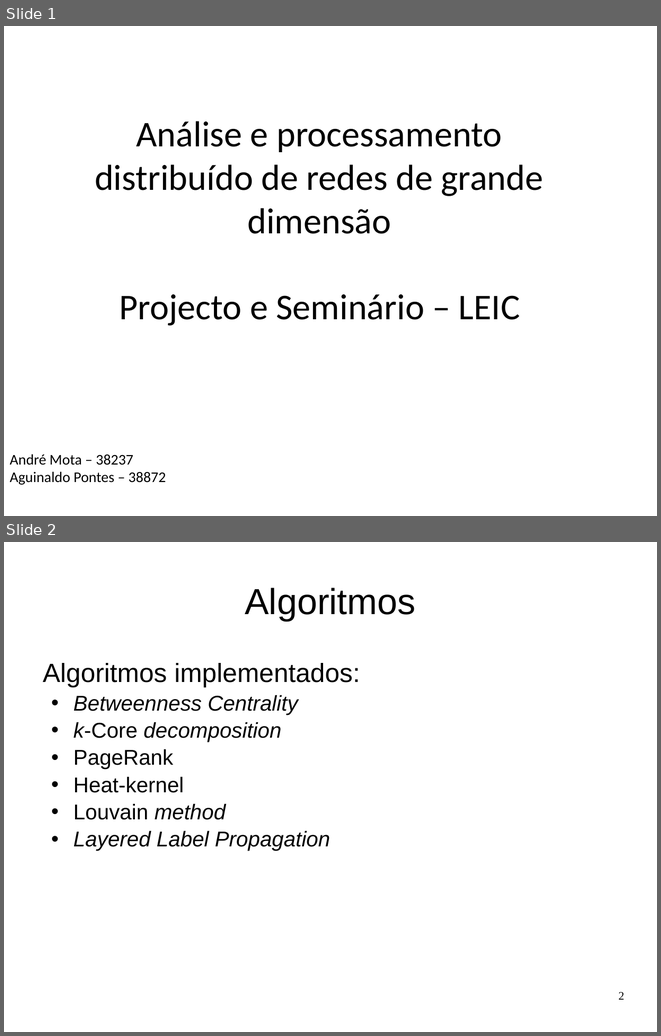
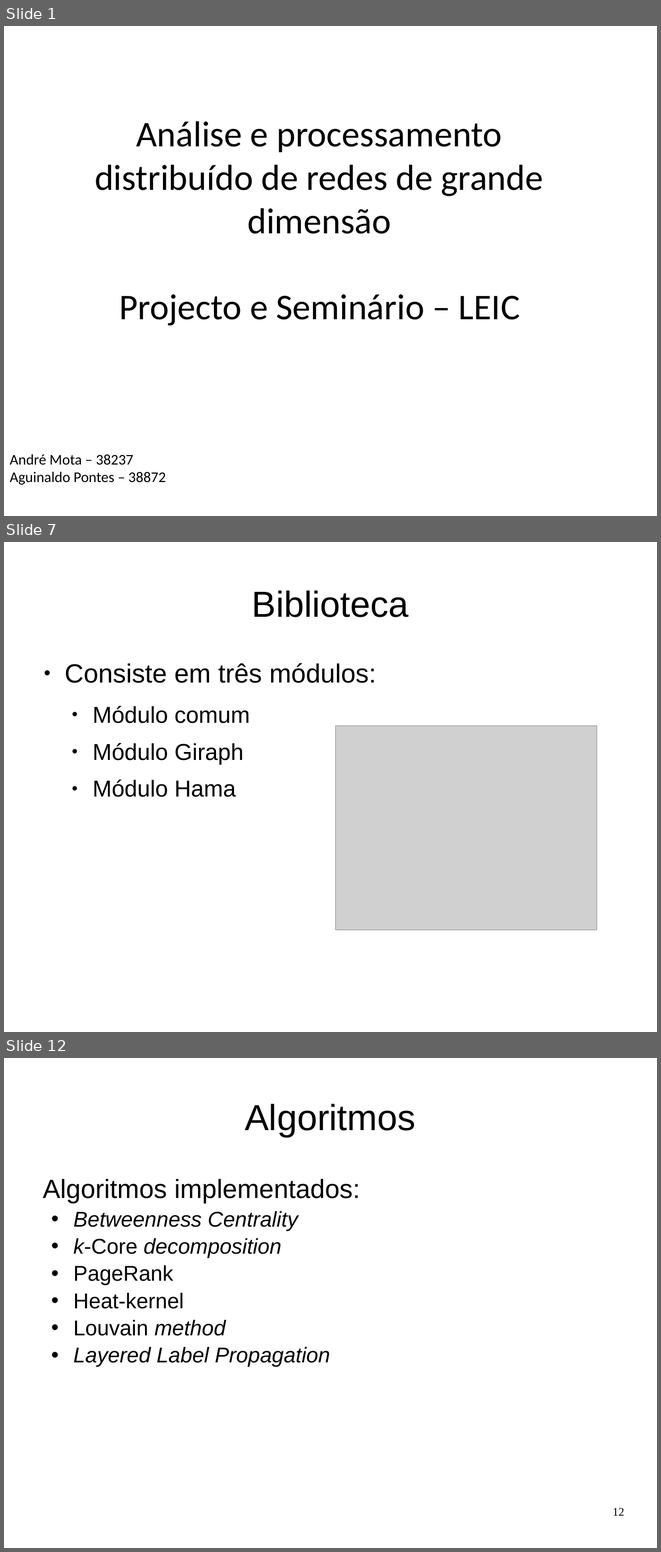
Before and after one commit to andremota/Distributed-Graph-Processing, a slide deck: docs/apresentação/apres.odp. Shown one above the other, each under a label of ours: slides 1 and 2 before the commit, slides 1, 7 and 12 after it; the slides between them are not shown. The pictures are 661x1036 and 661x1552 pixels, drawn with LibreOffice and Linux fonts; fonts in the diff are those of the drawing; grey boxes stand for pictures. Boxes give left, top, right and bottom in pixels: in the first picture for what was removed or moved away, otherwise in the second. Text is boxed around its words. In the diff, an @@ line names an element or a change of style, - is before the commit and + after.

```diff
--- a/docs/apresentação/apres.odp
+++ b/docs/apresentação/apres.odp
@@ slide 7 added at <box>4,542,657,1032</box>, background #FFFFFF @@
@@ title added at <box>252,590,409,617</box>, 44 pt, text #000000 @@
+Biblioteca
@@ text added at <box>64,663,376,797</box>, 28 pt, text #000000 @@
+● Consiste em três módulos:
+  ● Módulo comum
+  ● Módulo Giraph
+  ● Módulo Hama
@@ picture added at <box>336,726,597,930</box> @@
@@ what was slide 2 is now slide 12 @@
@@ page number at <box>612,1507,624,1515</box>: text changed @@
-2
+12
```
Also in this commit, not shown: 9 other slides added.
